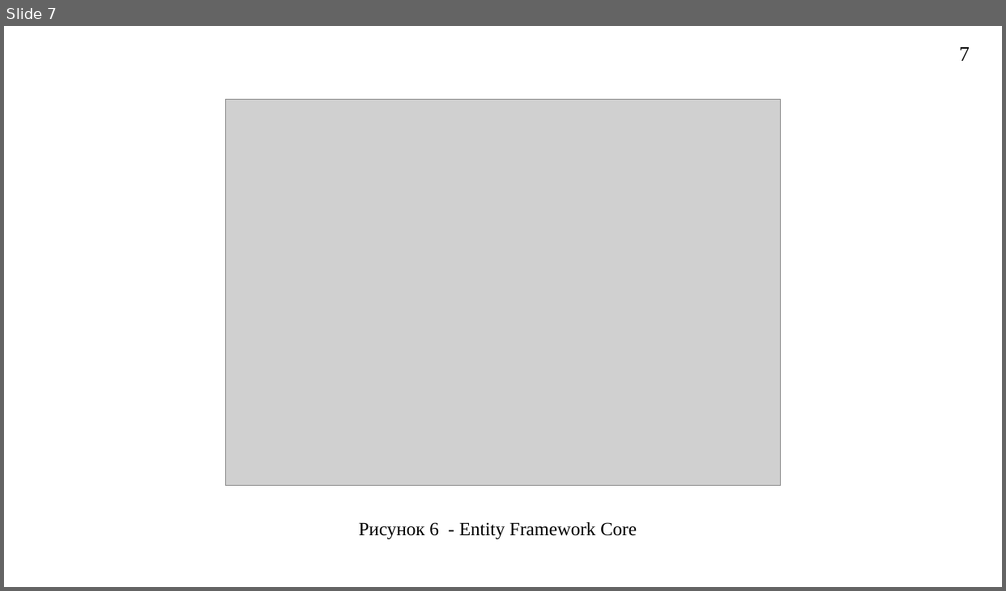
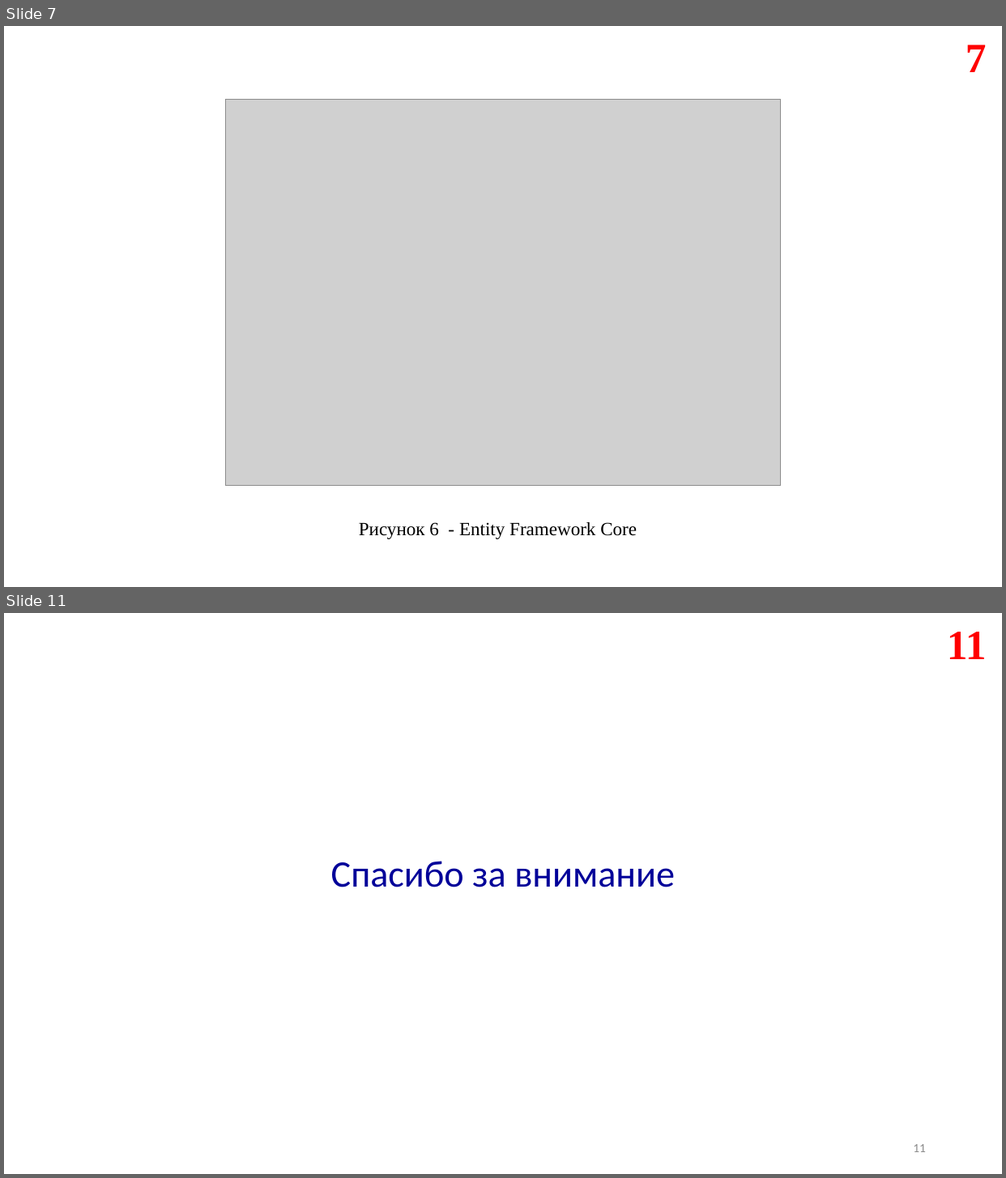
Before and after one commit to Skullester/AirportManager, a slide deck: Презентация.pptx. Shown one above the other, each under a label of ours: slide 7 before the commit, slides 7 and 11 after it; the slides between them are not shown. The pictures are 1006x591 and 1006x1178 pixels, drawn with LibreOffice and Linux fonts; fonts in the diff are those of the drawing; grey boxes stand for pictures. Boxes give left, top, right and bottom in pixels: in the first picture for what was removed or moved away, otherwise in the second. Text is boxed around its words. In the diff, an @@ line names an element or a change of style, - is before the commit and + after.

```diff
--- a/Презентация.pptx
+++ b/Презентация.pptx
@@ slide 11 added at <box>4,613,1002,1174</box>, background #FFFFFF @@
@@ page number added at <box>947,632,986,659</box>, 40 pt, text #FF0000, bold @@
+11
@@ text added at <box>331,861,675,888</box>, 36 pt, text #000099 @@
+Спасибо за внимание
@@ page number added at <box>913,1144,926,1152</box>, 12 pt, text #8C8C8C @@
+11
@@ slide 7 changed as well @@
@@ page number: place and size @@
-page number at <box>959,47,970,61</box>
+page number at <box>965,45,987,72</box>
@@ page number at <box>965,45,987,72</box>: size 20 to 40 pt, text colour #000000 to #FF0000, bold on @@
```
Also in this commit, not shown: 7 other slides changed, 7 other slides added, 8 slides removed.
